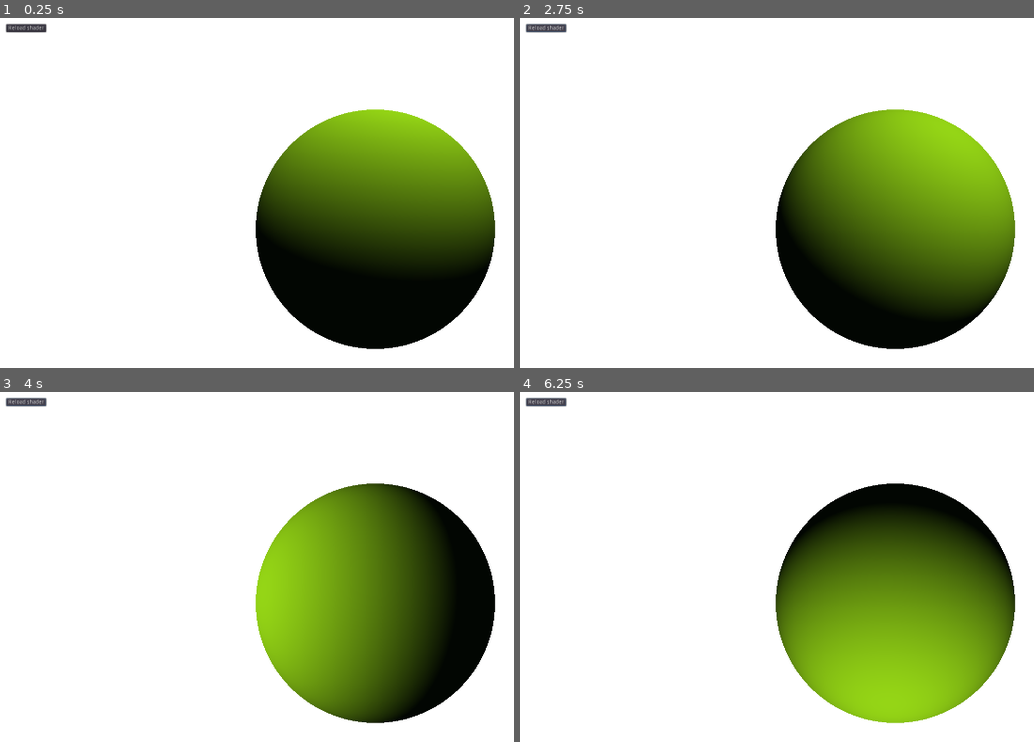
Above: before the commit, frames 1-4 (two rows, left to right).
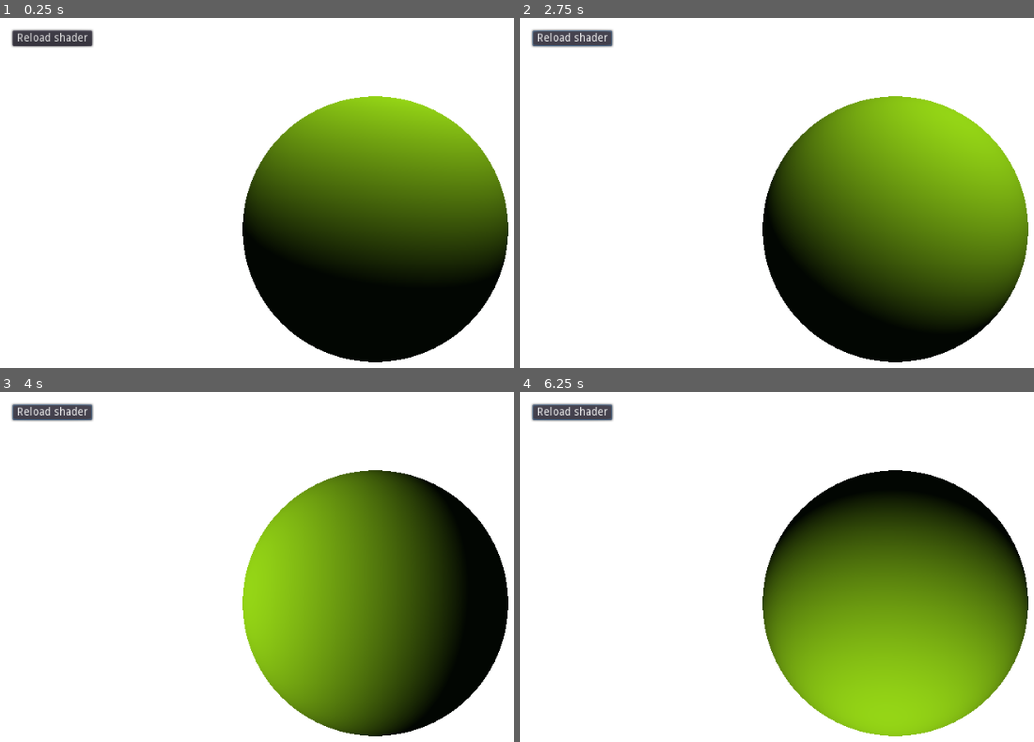
Above: after the commit, the same moments.

Repository: Kwarf/cykelramen
Game: Godot game, scene res://Demo.tscn
Same seed, same stepped clock (60 frames per second), same inputs: the game is played once before the commit and once after it.
Inputs:
- Up to frame 1 (0.25 s): no input
- Up to frame 2 (2.75 s): click "Reload shader" at 0.5 s; tap R at 1.35, 2.1 s
- Up to frame 3 (4 s): tap R at 2.85, 3.6 s
- Up to frame 4 (6.25 s): tap R at 4.35, 5.1, 5.85 s

The runs differ from the first frame. In frame 1, 7.0% of the frame differs, in the area x 1-99%, y 1-99%; in frame 2, 7.3%; in frame 3, 7.4%; in frame 4, 9.1%.

Commit message:
Camera and sphere are now driven by node positions

Diff:
--- a/Demo.gd
+++ b/Demo.gd
@@ -2,9 +2,19 @@
 class_name Demo
 
 onready var time_start: int = OS.get_ticks_usec()
+onready var camera: Spatial = get_parent().find_node("Camera")
+onready var camera_target: Spatial = camera.find_node("Target")
+onready var ball: Spatial = get_parent().find_node("Ball")
 
 func elapsed() -> float:
 	return (OS.get_ticks_usec() - time_start) / 1000000.0;
 
+# ¯\_(ツ)_/¯
+func invX(vec: Vector3) -> Vector3:
+	return vec * Vector3(-1, 1, 1)
+
 func _process(delta: float) -> void:
 	self.material.set_shader_param("iTime", elapsed());
+	self.material.set_shader_param("iCameraPosition", invX(camera.global_transform.origin));
+	self.material.set_shader_param("iCameraLookAt", invX(camera_target.global_transform.origin));
+	self.material.set_shader_param("iBallPosition", invX(ball.global_transform.origin));
--- a/Demo.shader
+++ b/Demo.shader
@@ -1,8 +1,9 @@
 shader_type canvas_item;
 
 uniform float iTime;
-uniform vec3 iCameraPosition = vec3(0, 0, -1);
-uniform vec3 iCameraLookAt = vec3(0, 0, 0);
+uniform vec3 iCameraPosition;
+uniform vec3 iCameraLookAt;
+uniform vec3 iBallPosition;
 
 float sdSphere(vec3 p, float r)
 {
@@ -11,7 +12,7 @@
 
 float sdf(vec3 pos)
 {
-	float t = sdSphere(pos - vec3(0.0, 0.0, 10.0), 3.0);
+	float t = sdSphere(pos - iBallPosition, 3.0);
 
 	return t;
 }
--- a/Demo.tscn
+++ b/Demo.tscn
@@ -6,8 +6,9 @@
 [sub_resource type="ShaderMaterial" id=1]
 shader = ExtResource( 1 )
 shader_param/iTime = null
-shader_param/iCameraPosition = Vector3( 0, 0, -1 )
-shader_param/iCameraLookAt = Vector3( 0, 0, 0 )
+shader_param/iCameraPosition = null
+shader_param/iCameraLookAt = null
+shader_param/iBallPosition = null
 
 [sub_resource type="GDScript" id=2]
 script/source = "extends Button
@@ -22,7 +23,23 @@
 		_pressed()
 "
 
-[node name="Demo" type="ColorRect"]
+[node name="Spatial" type="Spatial"]
+__meta__ = {
+"_edit_lock_": true
+}
+
+[node name="Camera" type="Position3D" parent="."]
+transform = Transform( 1, 0, 0, 0, 1, 0, 0, 0, 1, 0, 0, -10 )
+
+[node name="Target" type="Position3D" parent="Camera"]
+transform = Transform( 1, 0, 0, 0, 1, 0, 0, 0, 1, 0, 0, 1 )
+__meta__ = {
+"_edit_lock_": true
+}
+
+[node name="Ball" type="Position3D" parent="."]
+
+[node name="MarchTarget" type="ColorRect" parent="."]
 material = SubResource( 1 )
 anchor_right = 1.0
 anchor_bottom = 1.0
@@ -31,7 +48,7 @@
 "_edit_lock_": true
 }
 
-[node name="ReloadButton" type="Button" parent="."]
+[node name="ReloadButton" type="Button" parent="MarchTarget"]
 margin_left = 16.0
 margin_top = 16.0
 text = "Reload shader"
--- a/project.godot
+++ b/project.godot
@@ -26,9 +26,10 @@
 
 [display]
 
-window/size/width=1920
-window/size/height=1080
+window/size/width=960
+window/size/height=540
 window/size/resizable=false
+window/size/always_on_top=true
 
 [physics]
 
